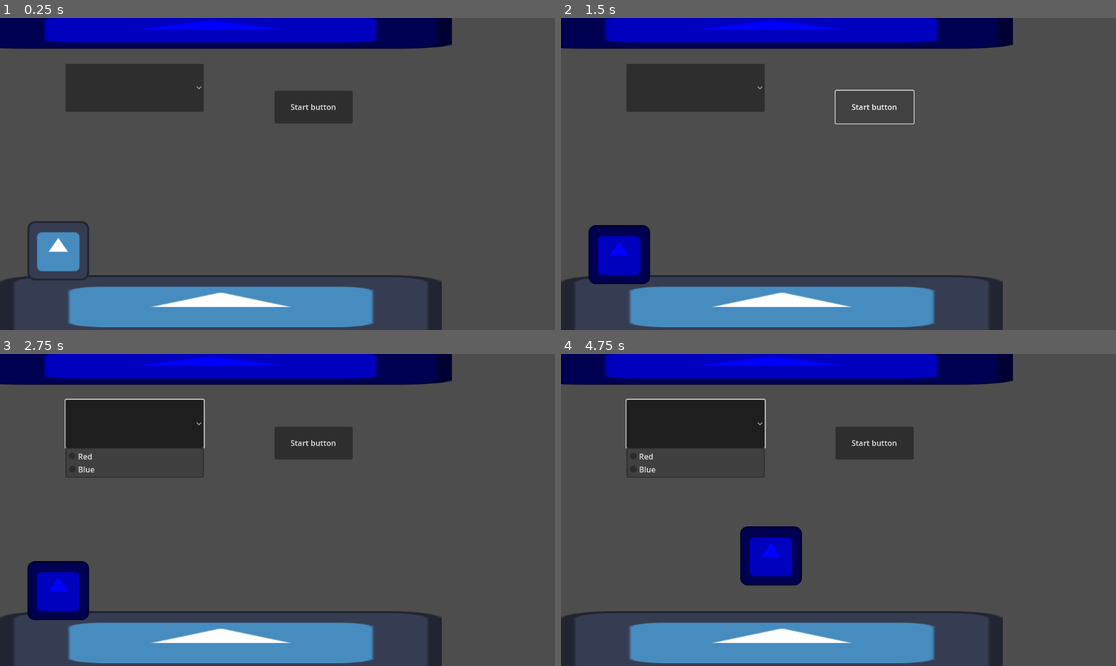
Above: before the commit, frames 1-4 (two rows, left to right).
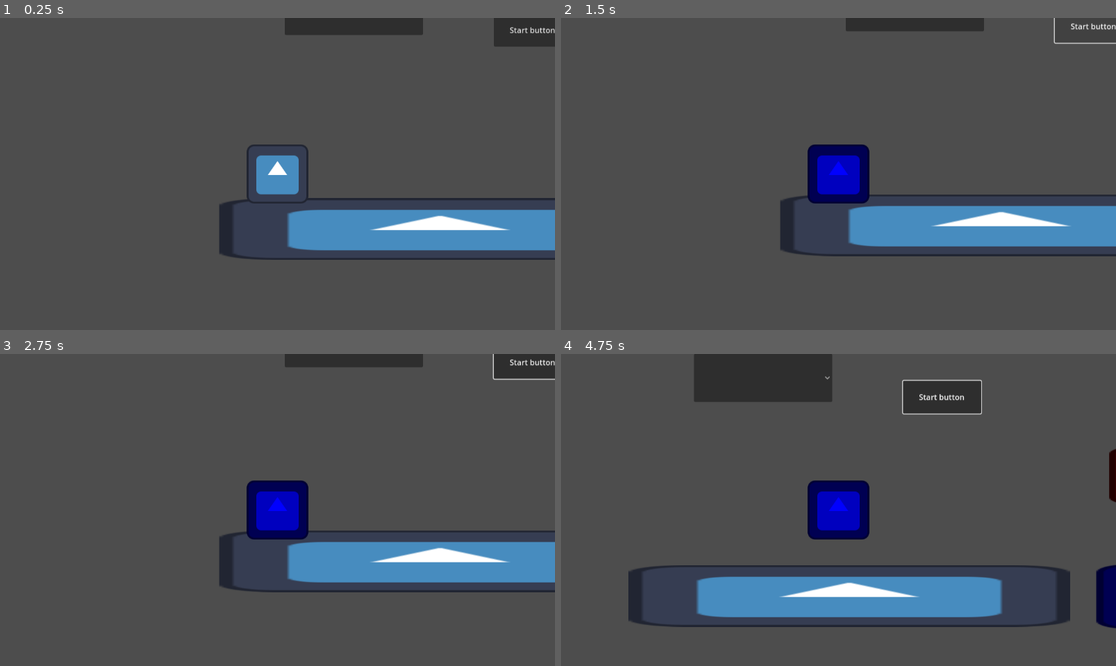
Above: after the commit, the same moments.

Repository: Abbby1007/Melanotaenia2.0storage
Game: Godot game, scene res://Scenes/Test Level.tscn
Same seed, same stepped clock (60 frames per second), same inputs: the game is played once before the commit and once after it. The engine's default icon, where the game draws it, is replaced by a stand-in: a white triangle on a blue panel in a dark square.
Inputs (mouse positions are in pixels of both pictures, inside the frame that each line leads up to):
- Up to frame 1 (0.25 s): no input
- Up to frame 2 (1.5 s): click "Start button" at 0.5 s; click "Start button" at 1.25 s
- Up to frame 3 (2.75 s): click (133, 422) at 2.02 s
- Up to frame 4 (4.75 s): tap Enter (ui_accept) at 2.75, 3.02, 3.77 s; hold Right (ui_right) 2.78-4.28 s; hold Left (ui_left) from 4.28 s (still down)

The runs differ from the first frame. In frame 1, 33% of the frame differs, in the area x 0-100%, y 0-100%; in frame 2, 32%; in frame 3, 35%; in frame 4, 38%.

Commit message:
udpates ot the code

Diff:
--- a/Scenes/Test Level.tscn
+++ b/Scenes/Test Level.tscn
@@ -1,9 +1,10 @@
-[gd_scene load_steps=6 format=3 uid="uid://7hou7iv56p1w"]
+[gd_scene load_steps=7 format=3 uid="uid://7hou7iv56p1w"]
 
 [ext_resource type="Script" path="res://Scenes/test_level.gd" id="1_l35mf"]
 [ext_resource type="Texture2D" uid="uid://b4bguny61otp5" path="res://icon.svg" id="2_wamyy"]
 [ext_resource type="PackedScene" uid="uid://di4pl6rwwassr" path="res://Scenes/player.tscn" id="3_4tu7s"]
 [ext_resource type="PackedScene" uid="uid://bx8vvxu7aades" path="res://Scenes/Blue_platform.tscn" id="4_rym2n"]
+[ext_resource type="PackedScene" uid="uid://dtv183wtshhyf" path="res://Scenes/Red Platform.tscn" id="5_xxnbt"]
 
 [sub_resource type="RectangleShape2D" id="RectangleShape2D_386kn"]
 size = Vector2(912, 119)
@@ -25,6 +26,9 @@
 [node name="Player" parent="." instance=ExtResource("3_4tu7s")]
 position = Vector2(121, 455)
 
+[node name="Camera2D" type="Camera2D" parent="Player"]
+limit_smoothed = true
+
 [node name="Color Choice" type="OptionButton" parent="."]
 offset_left = 136.0
 offset_top = 95.0
@@ -43,6 +47,12 @@
 text = "Start button"
 
 [node name="Blue_Platform" parent="." instance=ExtResource("4_rym2n")]
+position = Vector2(1002, 562)
+scale = Vector2(0.48362, 1.62192)
+
+[node name="Red Platform" parent="." instance=ExtResource("5_xxnbt")]
+position = Vector2(997, 333)
+scale = Vector2(0.385875, 0.934505)
 
 [connection signal="item_selected" from="Color Choice" to="." method="_on_color_choice_item_selected"]
 [connection signal="pressed" from="start" to="." method="_on_start_pressed"]
--- a/Scripts/player.gd
+++ b/Scripts/player.gd
@@ -40,9 +40,13 @@
 		print(" ")
 		is_red = true
 		is_blue = false
+
 		if(modulate == Color(1, 0, 0, 1) and (is_red)):
 			print("Player is Red and the platform is Red")
 			print(" ")
+		if(modulate == Color(1, 0, 0, 1) and (is_red == false)):
+			print("Wrong color")
+
 #-------------------------------------------------------------------------------
 
 #What happens if the player is on the blue platform
@@ -54,4 +58,6 @@
 		if(modulate == Color(0, 0, 1, 1) and (is_blue)):
 			print("Player is Blue and the platform is blu")
 			print(" ")
+		if(modulate == Color(0, 0, 1, 1) and (is_blue == false)):
+			print("Wrong color")
 	#W-------------------------------------------------
